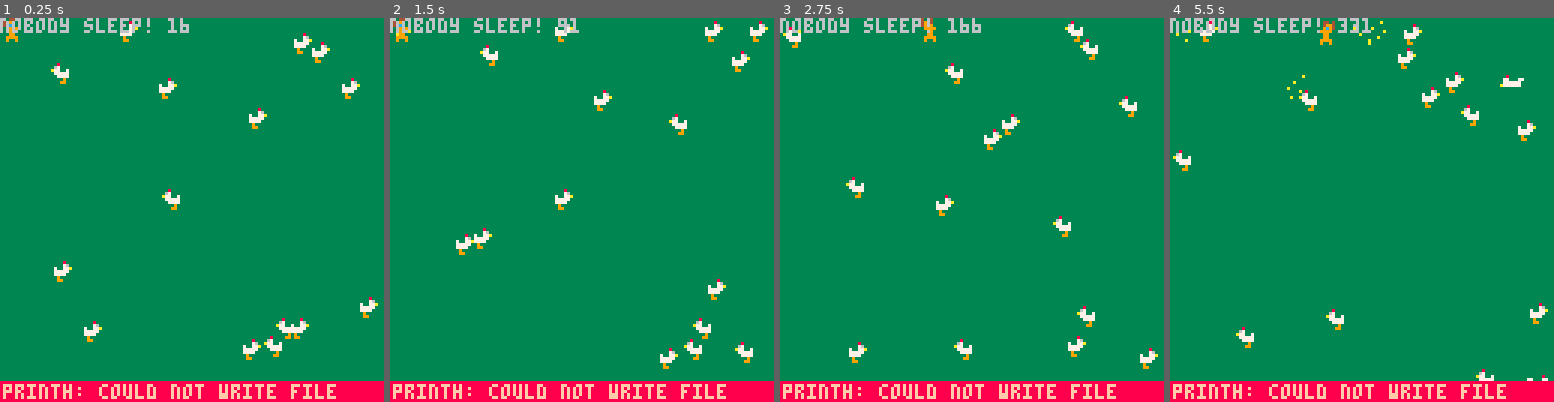
Above: before the commit, frames 1-4 (left to right).
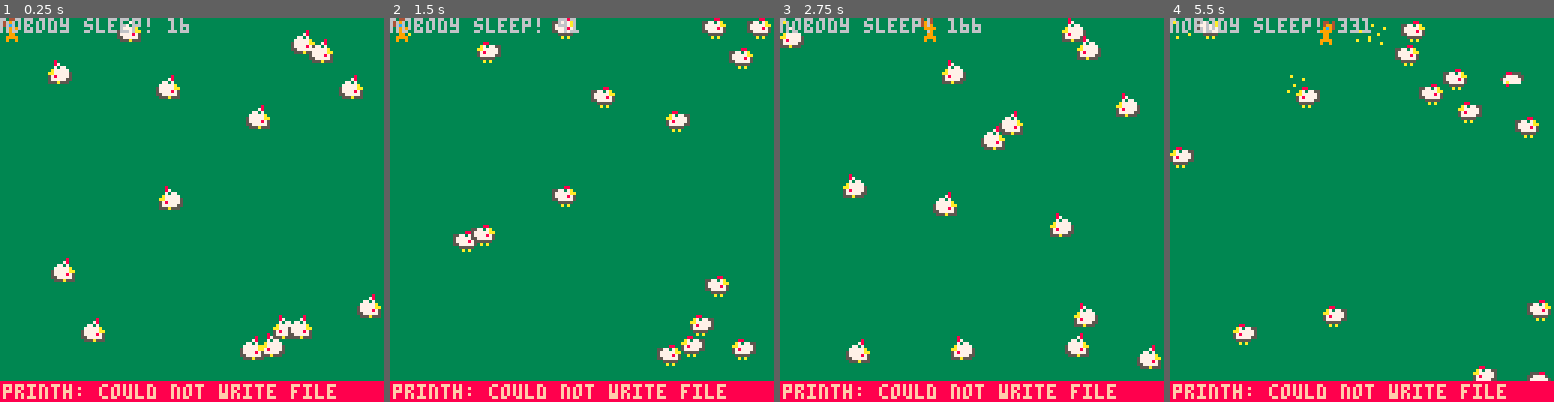
Above: after the commit, the same moments.

Repository: laurent-indermuehle/pico8-dreamfox
Game: PICO-8 cartridge cart.p8
The game is run twice, just before and just after one commit, with the same random seed, the same clock (stepped at 60 frames per second) and the same inputs.
Inputs:
- Up to frame 1 (0.25 s): no input
- Up to frame 2 (1.5 s): tap X (X key) at 0.33, 1.07 s
- Up to frame 3 (2.75 s): hold Right 1.6-2.1 s; tap X (X key) at 1.85 s; hold Up 2.15-2.42 s; hold Right from 2.47 s (still down)
- Up to frame 4 (5.5 s): tap X (X key) at 2.97, 4.08, 5.2 s; release Right at 3.03 s; hold Left 3.08-3.58 s; hold Down 3.63-3.97 s; hold Right 4.02-4.68 s; hold Up 4.73-5.03 s; hold Left from 5.08 s (still down)

The runs differ from the first frame. In frame 1, 2.7% of the frame differs, in the area x 12-100%, y 0-90%; in frame 2, 3.3%, in the area x 1-100%, y 0-92%; in frame 3, 2.8%; in frame 4, 3.2%.

Commit message:
Add animation function for any length of frames

Diff:
--- a/cart.p8
+++ b/cart.p8
@@ -7,11 +7,19 @@
 #include enemy.lua
 
 __gfx__
-040440000404400000000000000000000a0000000000000000000000000000000000000000000000000000000000000000000000000000000000000000000000
-04994000049940000000800000000000000000000000000000000000000000000000000000000000000000000000000000000000000000000000000000000000
-049c9000049c900000007600000000000000a0000000000000000000000000000000000000000000000000000000000000000000000000000000000000000000
-0099990000999900070077a000000000000000000000000000000000000000000000000000000000000000000000000000000000000000000000000000000000
-00099000000990000777770000000800000000a00000000000000000000000000000000000000000000000000000000000000000000000000000000000000000
-0009900000999000077770007700077000a000000000000000000000000000000000000000000000000000000000000000000000000000000000000000000000
-00999900009990000090000007777770000000000000000000000000000000000000000000000000000000000000000000000000000000000000000000000000
-0090090000909000009900000777777a00000a000000000000000000000000000000000000000000000000000000000000000000000000000000000000000000
+0404400004044000000000000000000000000a000000000000000000000000000000000000000000000000000000000000000000000000000000000000000000
+049940000499400000008000000000000a0000000000000000000000000000000000000000000000000000000000000000000000000000000000000000000000
+049c9000049c90000000760000000000000000000000000000000000000000000000000000000000000000000000000000000000000000000000000000000000
+0099990000999900070077a0000000000000a0000000000000000000000000000000000000000000000000000000000000000000000000000000000000000000
+00099000000990000777770000000800000000000000000000000000000000000000000000000000000000000000000000000000000000000000000000000000
+00099000009990000777700077000770000000a00000000000000000000000000000000000000000000000000000000000000000000000000000000000000000
+0099990000999000009000000777777000a000000000000000000000000000000000000000000000000000000000000000000000000000000000000000000000
+0090090000909000009900000777777a000000000000000000000000000000000000000000000000000000000000000000000000000000000000000000000000
+00000800000088000000880000008800000000000000000000000000000000000000000000000000000000000000000000000000000000000000000000000000
+0000780000070700557707a000070700000000000000000000000000000000000000000000000000000000000000000000000000000000000000000000000000
+00770700557777a0577777aa557777a0000000000000000000000000000000000000000000000000000000000000000000000000000000000000000000000000
+077777a0577777aa57777875577777aa055588000000000000000000000000000000000000000000000000000000000000000000000000000000000000000000
+577777aa577778755577777557777875557777500000000000000000000000000000000000000000000000000000000000000000000000000000000000000000
+57777875557777750055555055777775577777750000000000000000000000000000000000000000000000000000000000000000000000000000000000000000
+5577777505555555000a0a000555555507777a700000000000000000000000000000000000000000000000000000000000000000000000000000000000000000
+0555a555000a0a0000000000000a0a00000008000000000000000000000000000000000000000000000000000000000000000000000000000000000000000000
--- a/enemy.lua
+++ b/enemy.lua
@@ -4,9 +4,15 @@
   local enemy = {
     x = rnd(120),
     y = rnd(120),
-    sprite = 2,
-    sprite_1 = 2,
-    sprite_2 = 2,
+    sprite = 16,
+    animations = {
+      walk = {
+        sprites = { 16, 17, 18, 19 },
+        tick = 0,
+        frame = 16,
+        step = 12,
+      },
+    },
     flip_x = false,
     move_count = 0,
     speed = rnd(7),
@@ -45,6 +51,11 @@
         elseif self.direction == 3 then
           move_down(self)
         end
+
+        if self.speed > 0 then
+          animate(self.animations.walk)
+          self.sprite = self.animations.walk.sprites[self.animations.walk.frame]
+        end
       end
     end,
 
@@ -54,10 +65,10 @@
 end
 
 function sleep(enemy)
-  enemy.sprite = 3
+  enemy.sprite = 20
 
   if check_collision(enemy) then
-    enemy.sprite = 2  -- Wake up
+    enemy.sprite = 16  -- Wake up
     enemy.next_asleep = next_time_asleep()
   end
 end
--- a/player.lua
+++ b/player.lua
@@ -1,10 +1,15 @@
 player={
   x = 0,
   y = 0,
-  sprie = 0,
-  sprite_1 = 0,
-  sprite_2 = 1,
-  sprite_threshold = 10,
+  sprite = 0,
+  animations = {
+    walk = {
+      sprites = { 0, 1 },
+      tick = 0,
+      frame = 0,
+      step = 4,
+    },
+  },
   flip_x = false,
   speed = 10,
   colli = true,
@@ -16,33 +21,26 @@
     self.last_drop_food += 1
 
     if (btn(0)) then
-      self.move_count += 1
+      animate(self.animations.walk)
       move_left(self)
     end
 
     if (btn(1)) then
-      self.move_count += 1
+      animate(self.animations.walk)
       move_right(self)
     end
 
     if (btn(2)) then
-      self.move_count += 1
+      animate(self.animations.walk)
       move_up(self)
     end
 
     if (btn(3)) then
-      self.move_count += 1
+      animate(self.animations.walk)
       move_down(self)
     end
 
-    if self.move_count > self.sprite_threshold then
-      self.move_count = 0
-      if self.sprite == self.sprite_1 then
-        self.sprite = self.sprite_2
-      else
-        self.sprite = self.sprite_1
-      end
-    end
+    self.sprite = self.animations.walk.sprites[self.animations.walk.frame]
 
     if self.last_drop_food < drop_food_min_interv then
       return
--- a/utils.lua
+++ b/utils.lua
@@ -68,3 +68,11 @@
 
   return colli or colli_word
 end
+
+-- https://mboffin.itch.io/pico8-simple-animation
+function animate(o)
+  o.tick = (o.tick + 1) % o.step
+  if (o.tick == 0) then
+    o.frame = o.frame % #o.sprites + 1
+  end
+end
